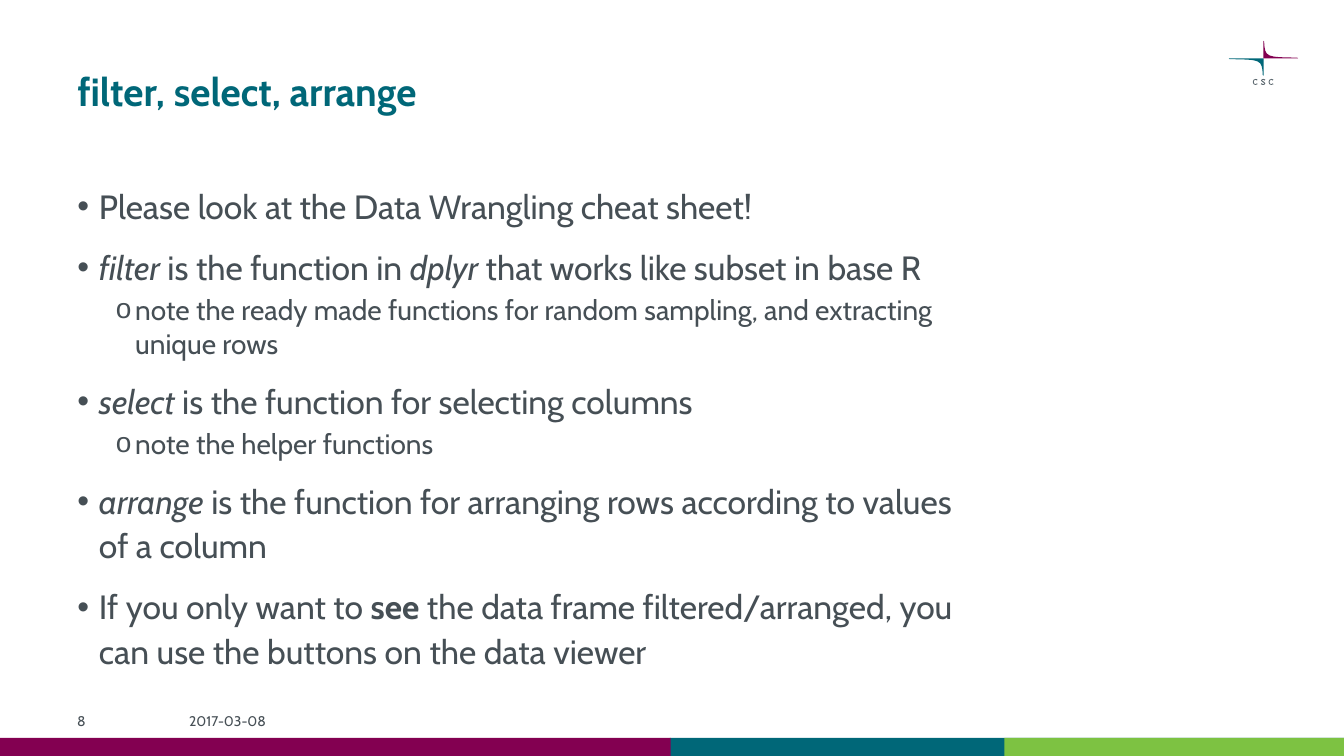
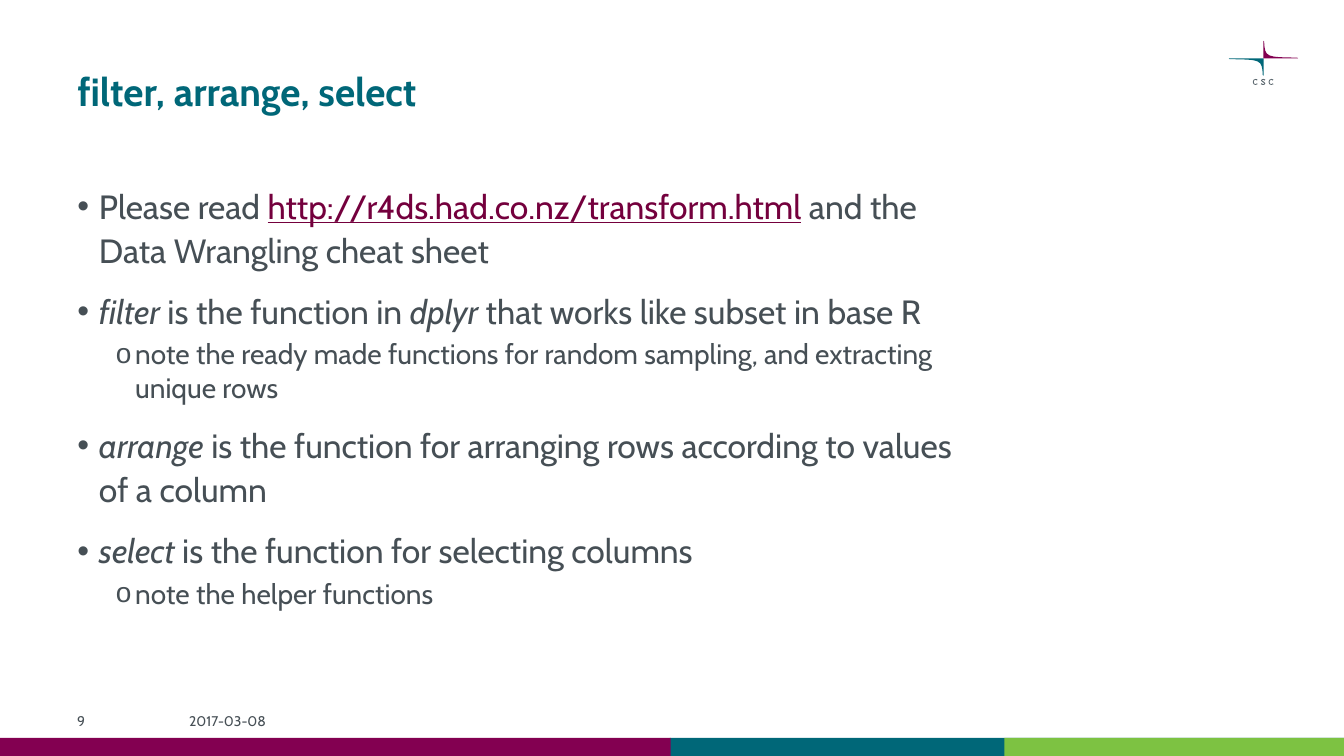
Before and after one commit to csc-training/wrangling-with-R, a slide deck: slide 9 of wrangling_with_r.pptx (slide 8 before the commit). Drawn at 1344x756 pixels with LibreOffice and Linux fonts; fonts in the diff are those of the drawing. Boxes give left, top, right and bottom in pixels: in the first picture for what was removed or moved away, otherwise in the second. Text is boxed around its words. In the diff, an @@ line names an element or a change of style, - is before the commit and + after.

```diff
--- a/wrangling_with_r.pptx
+++ b/wrangling_with_r.pptx
@@ title at (x1=77, y1=76, x2=416, y2=115): text changed @@
-filter, select, arrange
+filter, arrange, select
@@ text at (x1=99, y1=193, x2=917, y2=271): text changed @@
-• Please look at the Data Wrangling cheat sheet!
+• Please read http://r4ds.had.co.nz/transform.html and the Data Wrangling cheat sheet
@@ text at (x1=99, y1=433, x2=952, y2=503): paragraph added @@
+• arrange is the function for arranging rows according to values of a column
@@ text at (x1=99, y1=489, x2=953, y2=665): paragraphs removed @@
-• arrange is the function for arranging rows according to values of a column
-• If you only want to see the data frame filtered/arranged, you can use the buttons on the data viewer
@@ page number at (x1=77, y1=716, x2=85, y2=726): text changed @@
-8
+9
```
Also in this commit, not shown: 4 other slides changed, 2 slides added, 1 other file.
